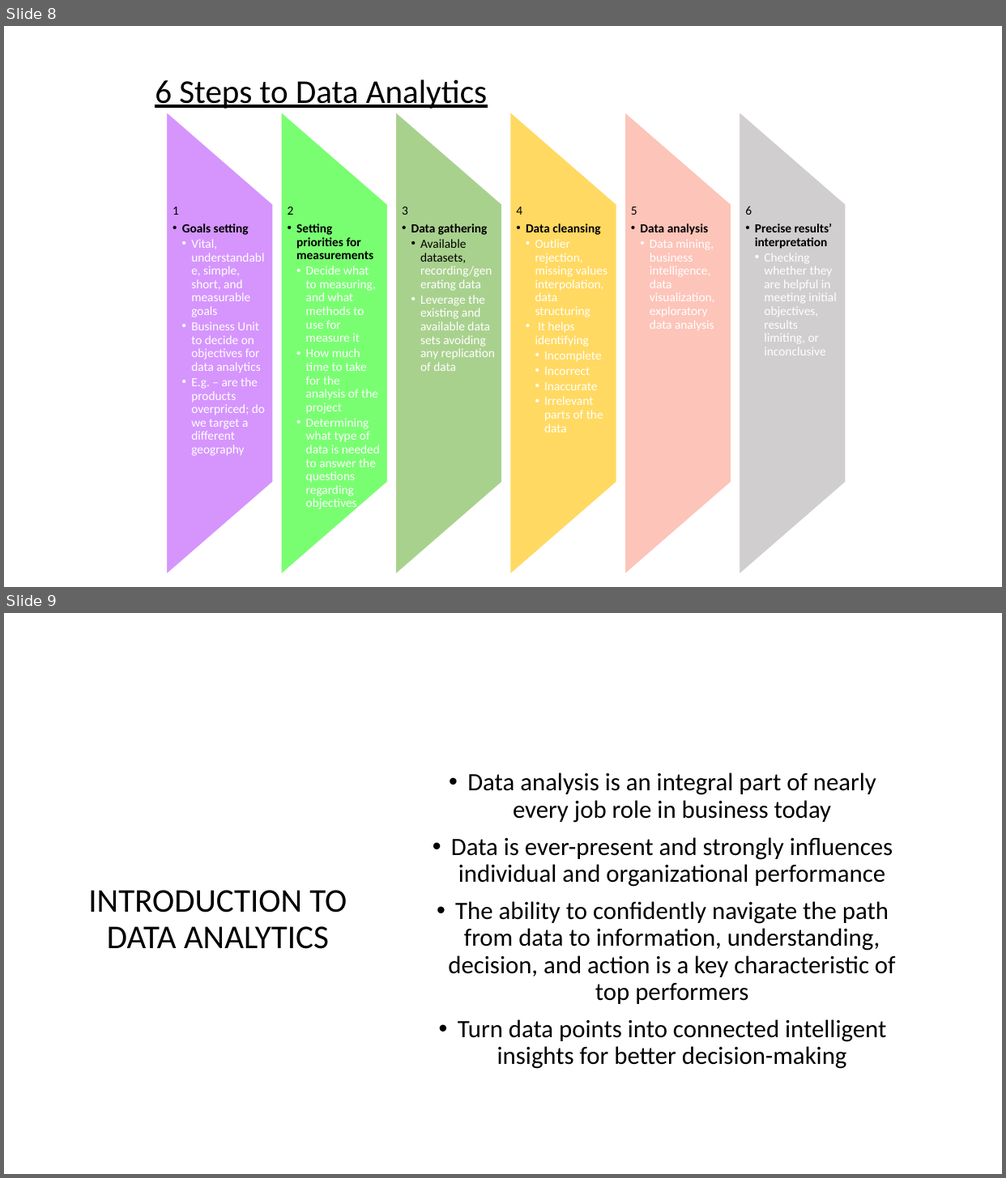
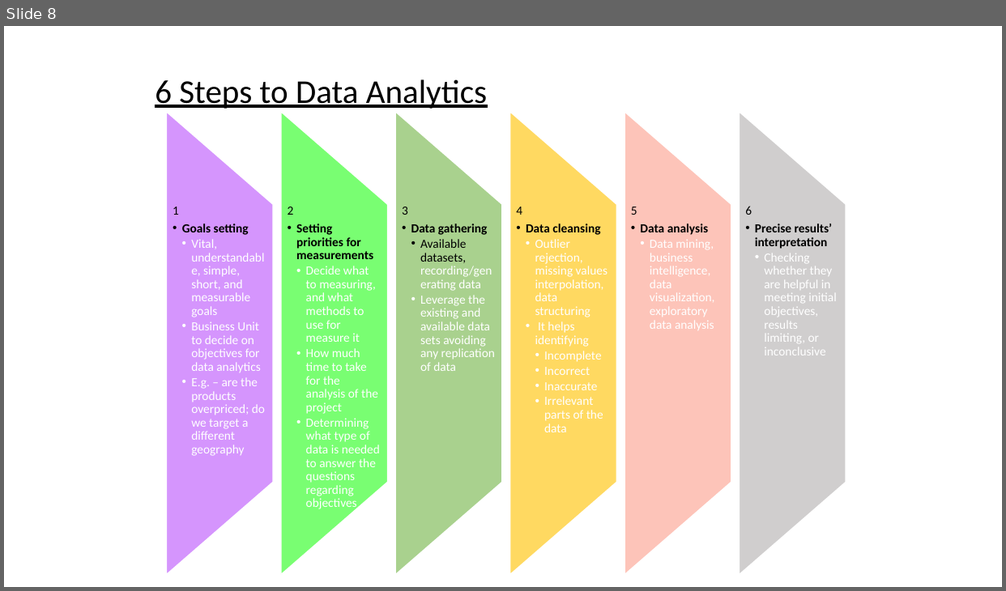
Before and after one commit to spoorthiempowher/Empowher-Curriculum, a slide deck: Data/EmpowHer - DATA.pptx. Shown one above the other, each under a label of ours: slides 8 and 9 before the commit, slide 8 after it. The pictures are 1006x1178 and 1006x591 pixels, drawn with LibreOffice and Linux fonts; fonts in the diff are those of the drawing. Boxes give left, top, right and bottom in pixels: in the first picture for what was removed or moved away, otherwise in the second. Text is boxed around its words. In the diff, an @@ line names an element or a change of style, - is before the commit and + after.

Commit message:
Adding Data PPT

```diff
--- a/Data/EmpowHer - DATA.pptx
+++ b/Data/EmpowHer - DATA.pptx
@@ slide 9 removed at <box>4,613,1002,1174</box>, background #FFFFFF @@
@@ subtitle removed at <box>448,773,896,1069</box> @@
-• Data analysis is an integral part of nearly every job role in business today
-• Data is ever-present and strongly influences individual and organizational performance
-• The ability to confidently navigate the path from data to information, understanding, decision, and action is a key characteristic of top performers
-• Turn data points into connected intelligent insights for better decision-making
@@ title removed at <box>88,890,347,949</box> @@
-INTRODUCTION TO DATA ANALYTICS
```
Also in this commit, not shown: 3 slides changed.
